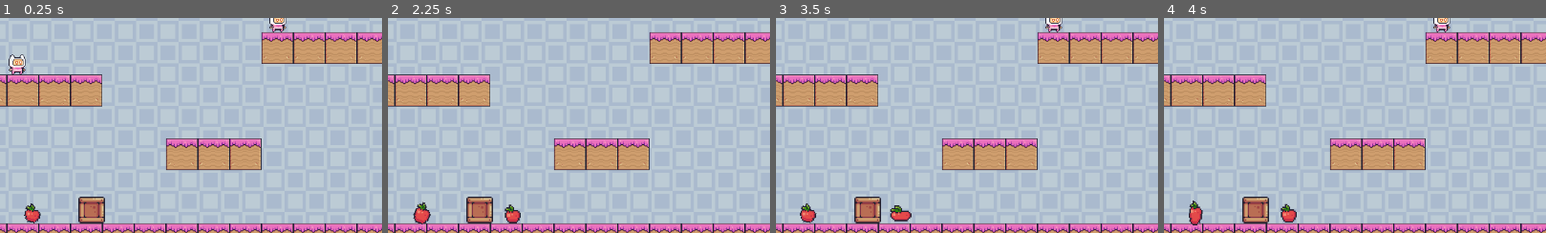
Above: before the commit, frames 1-4 (left to right).
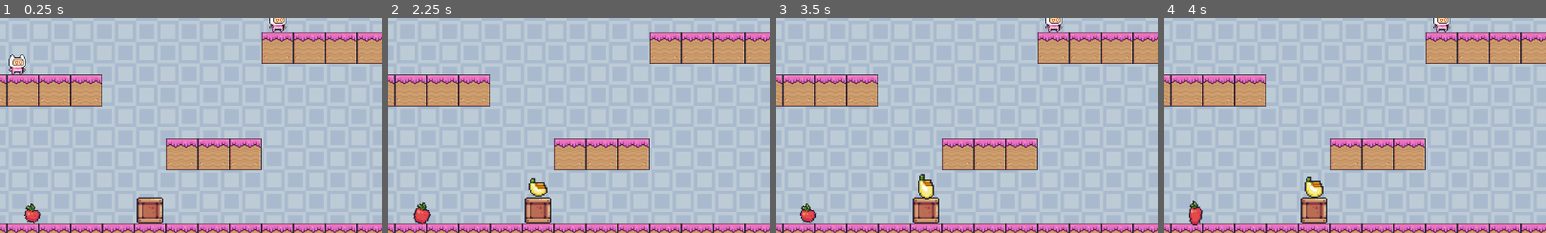
Above: after the commit, the same moments.

Repository: queer-frogs/undercooked
Game: Godot game, scene res://node.tscn
Same seed, same stepped clock (60 frames per second), same inputs: the game is played once before the commit and once after it.
Inputs:
- Up to frame 1 (0.25 s): no input
- Up to frame 2 (2.25 s): hold Right (move_right_1) 0.53-2.03 s; tap Alt (dash_1) at 0.6, 2.1 s; tap Shift (jump_1) at 0.77, 1.52 s; tap E (interact) at 1.35 s; hold Left (move_left_1) from 2.03 s (still down)
- Up to frame 3 (3.5 s): release Left (move_left_1) at 2.78 s; hold Right (move_right_1) from 2.78 s (still down); tap E (interact) at 2.85 s; tap Shift (jump_1) at 3.02 s
- Up to frame 4 (4 s): keep holding Right (move_right_1); tap Alt (dash_1) at 3.6 s; tap Shift (jump_1) at 3.77 s
The pictures show only the part of the screen within x 13-63%, y 44-94%; the shares and areas given below are measured in that part.

The runs differ from the first frame. In frame 1, 1.7% of the frame differs, in the area x 20-43%, y 83-96%; in frame 2, 2.3%; in frame 3, 2.4%, in the area x 20-43%, y 72-96%; in frame 4, 2.4%.

Commit message:
fix items

Diff:
--- a/Box.gd
+++ b/Box.gd
@@ -23,6 +23,5 @@
 		await get_tree().create_timer(2).timeout
 		var ingredient_position = self.position
 		ingredient_position[1] -= 50
-		ingredient_position[0] += 50
 		get_parent().spawn_ingredient(ingredient_type, ingredient_position, self)
 		cooling_down = false
--- a/Box.tscn
+++ b/Box.tscn
@@ -7,6 +7,7 @@
 size = Vector2(43.5, 41.5)
 
 [node name="Box" type="RigidBody2D"]
+freeze = true
 script = ExtResource("1_ey72t")
 
 [node name="CollisionShape2D" type="CollisionShape2D" parent="."]
--- a/node.tscn
+++ b/node.tscn
@@ -494,6 +494,12 @@
 format = 2
 layer_0/tile_data = PackedInt32Array(196679, 786432, 4, 262215, 786432, 4, 2424833, 393216, 8, 2490369, 393216, 9, 2555 …(17858 unchanged characters)…
 
+[node name="Box" parent="." instance=ExtResource("6_hyvq5")]
+position = Vector2(376, 584)
+collision_layer = 2
+collision_mask = 6
+ingredient_type = "banana"
+
 [node name="Character1" parent="." instance=ExtResource("3_2jxds")]
 
 [node name="Character2" parent="." instance=ExtResource("3_2jxds")]
@@ -503,6 +509,3 @@
 input_jump = "jump_2"
 
 [node name="Item" parent="." instance=ExtResource("6_rdx3k")]
-
-[node name="Box2" parent="." instance=ExtResource("6_hyvq5")]
-position = Vector2(288, 585)
